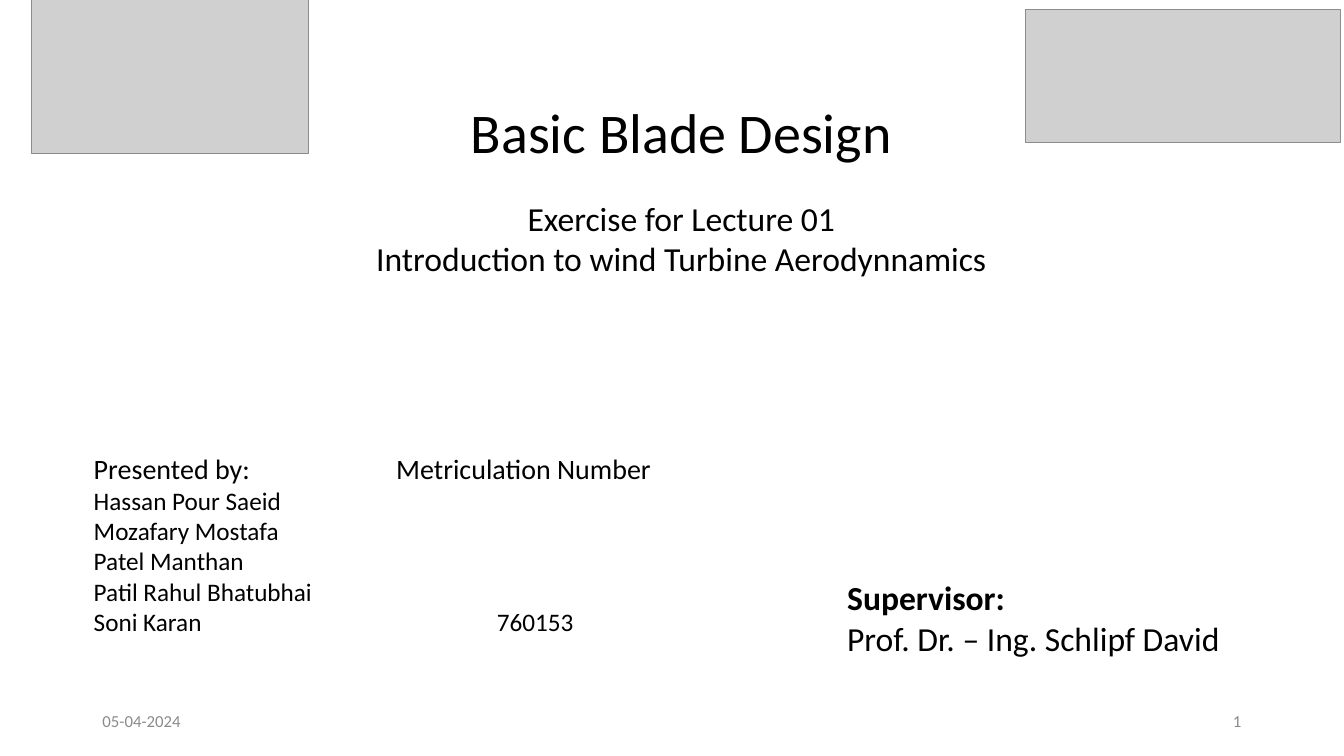
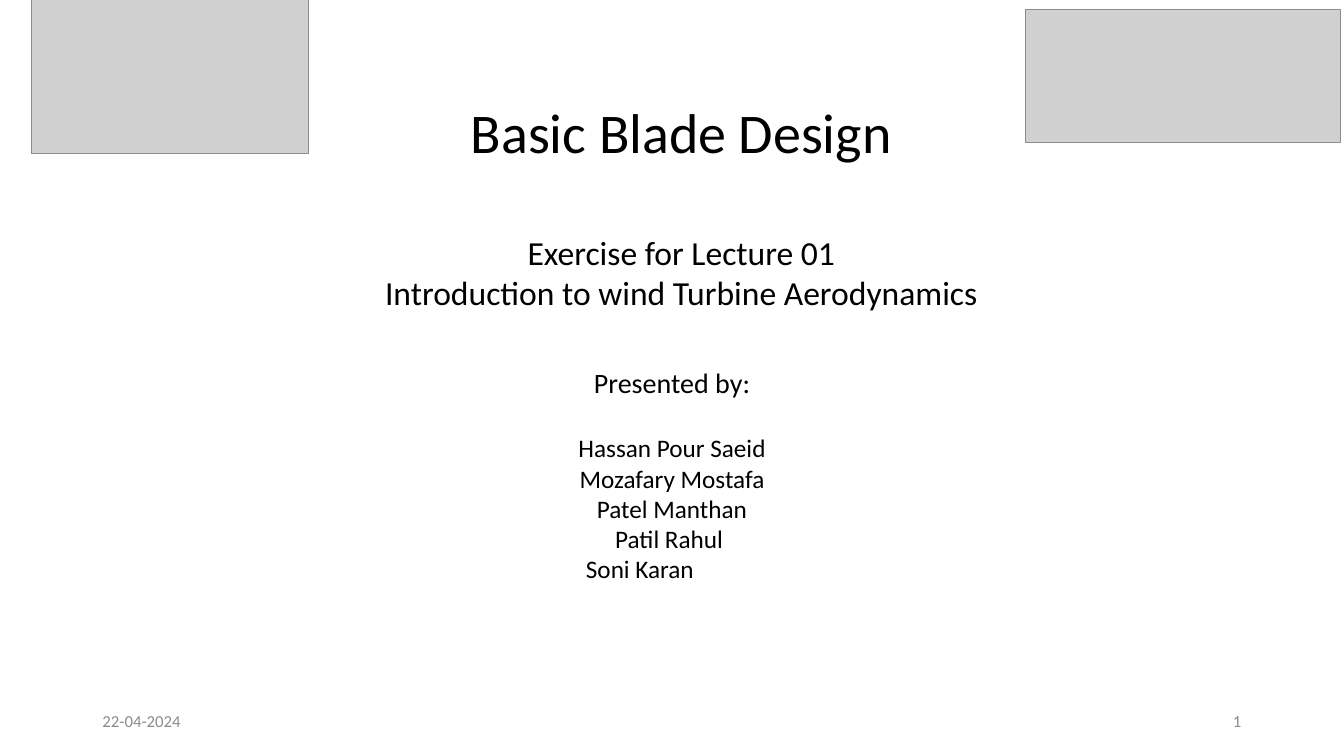
Before and after one commit to KSoni1505/Blade-Design-According-to-Betz-for-the-NREL-5MW-Wind-Turbine, a slide deck: slide 1 of Exercise_01_Aerodynamic .pptx. Drawn at 1344x756 pixels with LibreOffice and Linux fonts; fonts in the diff are those of the drawing; grey boxes stand for pictures. Boxes give left, top, right and bottom in pixels: in the first picture for what was removed or moved away, otherwise in the second. Text is boxed around its words. In the diff, an @@ line names an element or a change of style, - is before the commit and + after.

```diff
--- a/Exercise_01_Aerodynamic .pptx
+++ b/Exercise_01_Aerodynamic .pptx
@@ text at bbox=[385, 114, 977, 311]: text changed @@
-Basic Blade Design
-Exercise for Lecture 01
-Introduction to wind Turbine Aerodynnamics
+Basic Blade Design
+Exercise for Lecture 01
+Introduction to wind Turbine Aerodynamics
@@ text "Presented by:": place and size @@
-text "Presented by:" at bbox=[94, 459, 574, 632]
+text "Presented by:" at bbox=[578, 373, 765, 579]
@@ text at bbox=[594, 373, 750, 398]: text changed @@
-Presented by: Metriculation Number
+Presented by:
@@ text at bbox=[578, 439, 765, 518]: alignment left to centre @@
@@ text at bbox=[586, 530, 723, 579]: text changed @@
-Patil Rahul Bhatubhai
-Soni Karan 760153
+Patil Rahul
+Soni Karan
@@ text removed at bbox=[847, 586, 1220, 657] @@
-Supervisor:
-Prof. Dr. – Ing. Schlipf David
@@ text at bbox=[102, 716, 180, 727]: text changed @@
-05-04-2024
+22-04-2024
```
Also in this commit, not shown: 6 other slides changed, 6 slides added, 4 slides removed, 13 other files.
